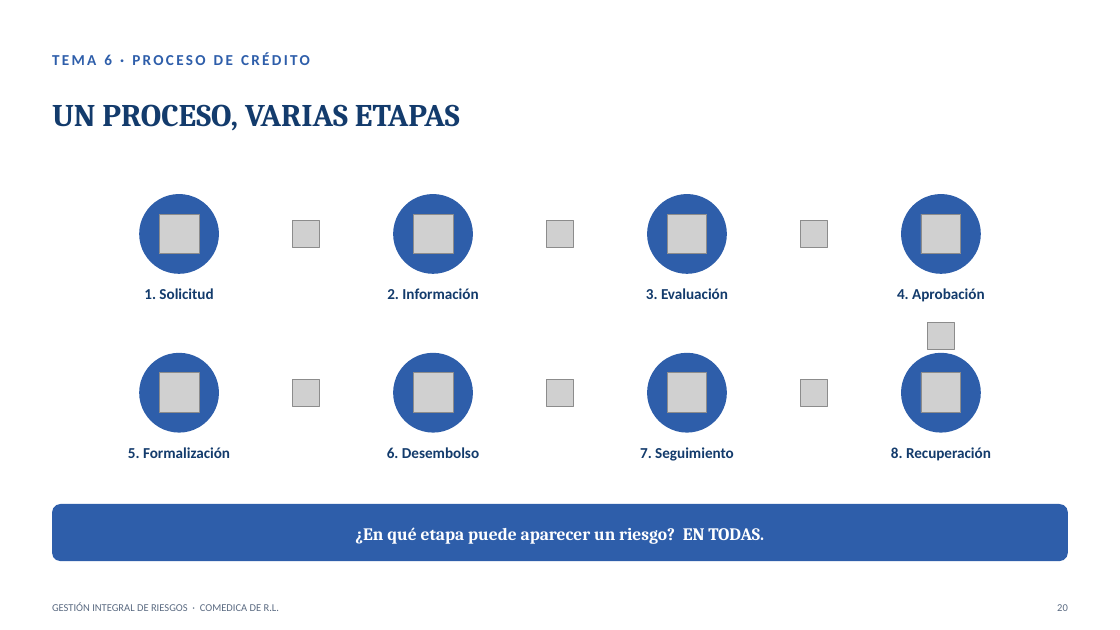
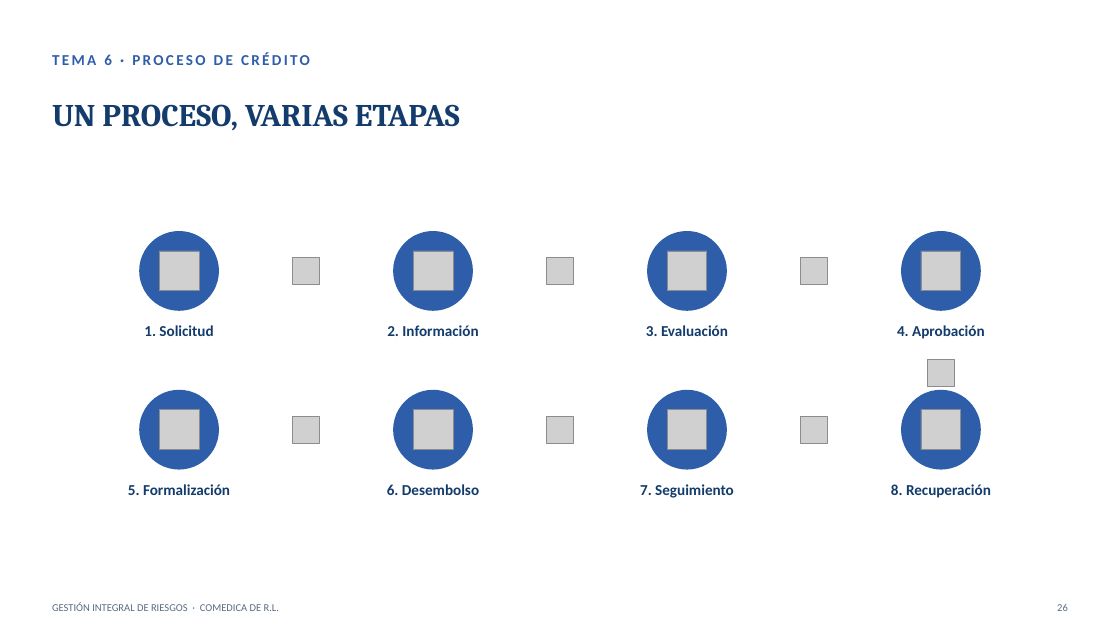
Before and after one commit to menjivar201280/riesgo, a slide deck: slide 26 of capacitacion-riesgos-2025/CAPACITACION_RIESGOS_2025.pptx (slide 20 before the commit). Drawn at 1120x630 pixels with LibreOffice and Linux fonts; fonts in the diff are those of the drawing; grey boxes stand for pictures. Boxes give left, top, right and bottom in pixels: in the first picture for what was removed or moved away, otherwise in the second. Text is boxed around its words. In the diff, an @@ line names an element or a change of style, - is before the commit and + after.

```diff
--- a/capacitacion-riesgos-2025/CAPACITACION_RIESGOS_2025.pptx
+++ b/capacitacion-riesgos-2025/CAPACITACION_RIESGOS_2025.pptx
@@ 12 pictures, 8 texts, 8 ellipses: place and size @@
-12 pictures, 8 texts, 8 ellipses at [128,194,991,461]
+12 pictures, 8 texts, 8 ellipses at [128,231,991,498]
@@ 3 pictures: place and size @@
-3 pictures at [292,379,828,406]
+3 pictures at [292,417,828,444]
@@ rounded rectangle removed at [52,504,1068,561] @@
@@ text removed at [355,527,764,544] @@
-¿En qué etapa puede aparecer un riesgo? EN TODAS.
```
Also in this commit, not shown: 26 other slides changed, 15 slides added.
